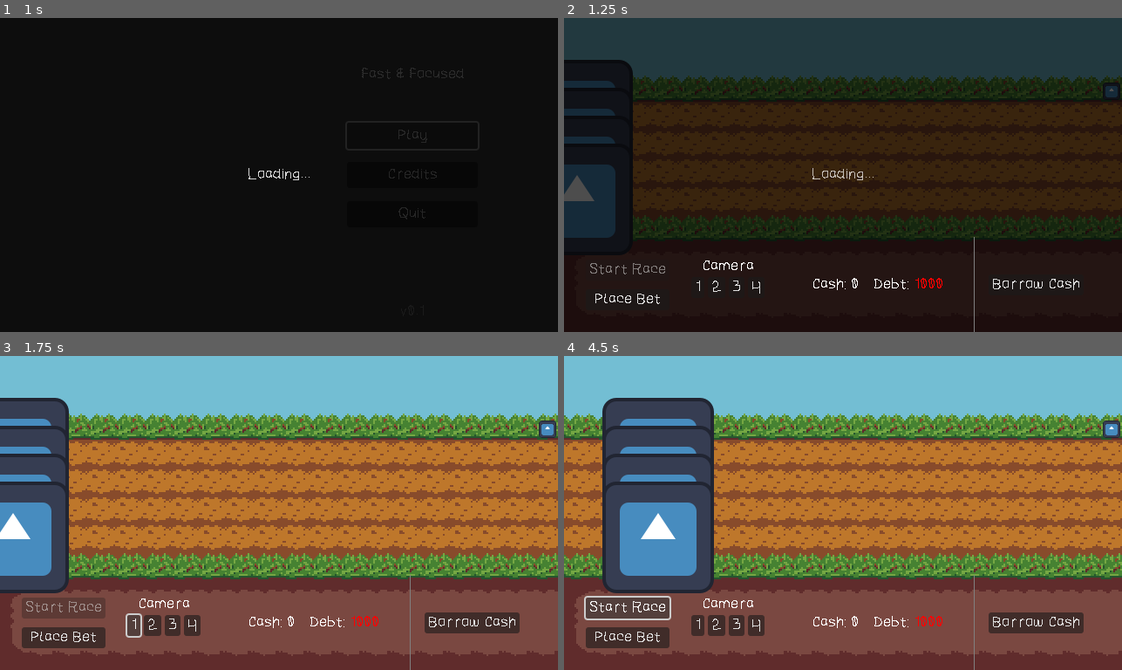
Above: before the commit, frames 1-4 (two rows, left to right).
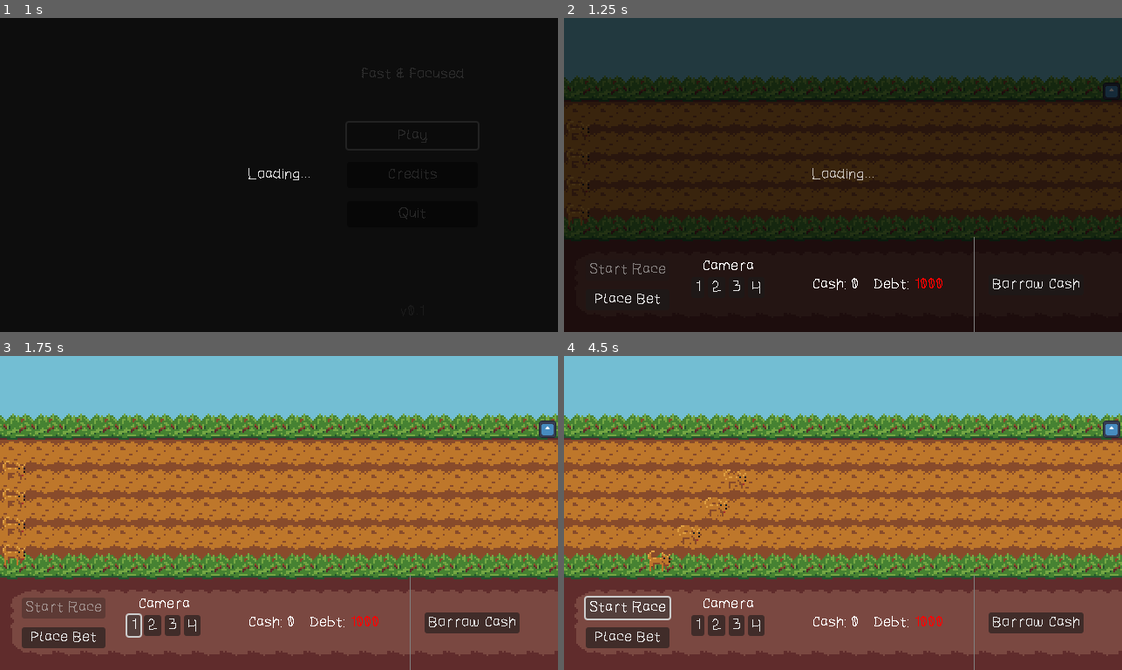
Above: after the commit, the same moments.

Repository: jame581/FastAndFocused
Game: Godot game, scene res://maps/main_menu.tscn
The game is run twice, just before and just after one commit, with the same random seed, the same clock (stepped at 60 frames per second) and the same inputs. The engine's default icon, where the game draws it, is replaced by a stand-in: a white triangle on a blue panel in a dark square.
Inputs:
- Up to frame 1 (1 s): click "Play" at 0.5 s
- Up to frame 2 (1.25 s): no input
- Up to frame 3 (1.75 s): click "1" at 1.25 s
- Up to frame 4 (4.5 s): click "2" at 2 s; click "Place Bet" at 2.75 s; click "Start Race" at 3.5 s; click "Start Race" at 4.25 s

Frame 1 is identical in both runs. In frame 2, 6.5% of the frame differs, in the area x 0-13%, y 13-76%; in frame 3, 7.6%; in frame 4, 12%, in the area x 6-33%, y 13-76%.

Commit message:
Add beaver scene and implement animal animations for idle and movement states

Diff:
--- a/source/scenes/animal.tscn
+++ b/source/scenes/animal.tscn
@@ -1,15 +1,19 @@
 [gd_scene load_steps=4 format=3 uid="uid://mrcgg8rgr1vr"]
 
 [ext_resource type="Script" uid="uid://3r506ukaxsup" path="res://scripts/game/animal.gd" id="1_rsu6n"]
-[ext_resource type="Texture2D" uid="uid://mk371vahuurm" path="res://icon.svg" id="2_8dtbx"]
+[ext_resource type="Texture2D" uid="uid://l2ptjmx47328" path="res://assets/sprites/all_Animals.png" id="2_8dtbx"]
 
-[sub_resource type="CircleShape2D" id="CircleShape2D_by74a"]
+[sub_resource type="RectangleShape2D" id="RectangleShape2D_8dtbx"]
+size = Vector2(32, 32)
 
 [node name="Animal" type="CharacterBody2D"]
 script = ExtResource("1_rsu6n")
 
 [node name="CollisionShape2D" type="CollisionShape2D" parent="."]
-shape = SubResource("CircleShape2D_by74a")
+shape = SubResource("RectangleShape2D_8dtbx")
 
 [node name="Sprite2D" type="Sprite2D" parent="."]
 texture = ExtResource("2_8dtbx")
+hframes = 7
+
+[node name="AnimationPlayer" type="AnimationPlayer" parent="."]
--- /dev/null
+++ b/source/scenes/animals/beaver.tscn
@@ -0,0 +1,177 @@
+[gd_scene load_steps=8 format=3 uid="uid://bb3df6fob46ly"]
+
+[ext_resource type="PackedScene" uid="uid://mrcgg8rgr1vr" path="res://scenes/animal.tscn" id="1_mu0yg"]
+[ext_resource type="Texture2D" uid="uid://l2ptjmx47328" path="res://assets/sprites/all_Animals.png" id="2_5vvhy"]
+[ext_resource type="Texture2D" uid="uid://c1tvvp4mjlhee" path="res://assets/sprites/spritesheets/beaver-Sheet.png" id="3_hjan0"]
+
+[sub_resource type="Animation" id="Animation_rpril"]
+resource_name = "idle"
+tracks/0/type = "value"
+tracks/0/imported = false
+tracks/0/enabled = true
+tracks/0/path = NodePath("Sprite2D:texture")
+tracks/0/interp = 1
+tracks/0/loop_wrap = true
+tracks/0/keys = {
+"times": PackedFloat32Array(0),
+"transitions": PackedFloat32Array(1),
+"update": 1,
+"values": [ExtResource("2_5vvhy")]
+}
+tracks/1/type = "value"
+tracks/1/imported = false
+tracks/1/enabled = true
+tracks/1/path = NodePath("Sprite2D:hframes")
+tracks/1/interp = 1
+tracks/1/loop_wrap = true
+tracks/1/keys = {
+"times": PackedFloat32Array(0),
+"transitions": PackedFloat32Array(1),
+"update": 1,
+"values": [7]
+}
+tracks/2/type = "value"
+tracks/2/imported = false
+tracks/2/enabled = true
+tracks/2/path = NodePath("Sprite2D:vframes")
+tracks/2/interp = 1
+tracks/2/loop_wrap = true
+tracks/2/keys = {
+"times": PackedFloat32Array(0),
+"transitions": PackedFloat32Array(1),
+"update": 1,
+"values": [1]
+}
+tracks/3/type = "value"
+tracks/3/imported = false
+tracks/3/enabled = true
+tracks/3/path = NodePath("Sprite2D:frame")
+tracks/3/interp = 1
+tracks/3/loop_wrap = true
+tracks/3/keys = {
+"times": PackedFloat32Array(0),
+"transitions": PackedFloat32Array(1),
+"update": 1,
+"values": [1]
+}
+
+[sub_resource type="Animation" id="Animation_4uwe7"]
+resource_name = "movement"
+length = 0.8
+loop_mode = 1
+tracks/0/type = "value"
+tracks/0/imported = false
+tracks/0/enabled = true
+tracks/0/path = NodePath("Sprite2D:texture")
+tracks/0/interp = 1
+tracks/0/loop_wrap = true
+tracks/0/keys = {
+"times": PackedFloat32Array(0),
+"transitions": PackedFloat32Array(1),
+"update": 1,
+"values": [ExtResource("3_hjan0")]
+}
+tracks/1/type = "value"
+tracks/1/imported = false
+tracks/1/enabled = true
+tracks/1/path = NodePath("Sprite2D:hframes")
+tracks/1/interp = 1
+tracks/1/loop_wrap = true
+tracks/1/keys = {
+"times": PackedFloat32Array(0),
+"transitions": PackedFloat32Array(1),
+"update": 1,
+"values": [8]
+}
+tracks/2/type = "value"
+tracks/2/imported = false
+tracks/2/enabled = true
+tracks/2/path = NodePath("Sprite2D:vframes")
+tracks/2/interp = 1
+tracks/2/loop_wrap = true
+tracks/2/keys = {
+"times": PackedFloat32Array(0),
+"transitions": PackedFloat32Array(1),
+"update": 1,
+"values": [1]
+}
+tracks/3/type = "value"
+tracks/3/imported = false
+tracks/3/enabled = true
+tracks/3/path = NodePath("Sprite2D:frame")
+tracks/3/interp = 1
+tracks/3/loop_wrap = true
+tracks/3/keys = {
+"times": PackedFloat32Array(0, 0.1, 0.2, 0.3, 0.4, 0.5, 0.6, 0.7),
+"transitions": PackedFloat32Array(1, 1, 1, 1, 1, 1, 1, 1),
+"update": 1,
+"values": [0, 1, 2, 3, 4, 5, 6, 7]
+}
+
+[sub_resource type="Animation" id="Animation_av17m"]
+length = 0.001
+tracks/0/type = "value"
+tracks/0/imported = false
+tracks/0/enabled = true
+tracks/0/path = NodePath("Sprite2D:texture")
+tracks/0/interp = 1
+tracks/0/loop_wrap = true
+tracks/0/keys = {
+"times": PackedFloat32Array(0),
+"transitions": PackedFloat32Array(1),
+"update": 1,
+"values": [ExtResource("2_5vvhy")]
+}
+tracks/1/type = "value"
+tracks/1/imported = false
+tracks/1/enabled = true
+tracks/1/path = NodePath("Sprite2D:hframes")
+tracks/1/interp = 1
+tracks/1/loop_wrap = true
+tracks/1/keys = {
+"times": PackedFloat32Array(0),
+"transitions": PackedFloat32Array(1),
+"update": 1,
+"values": [7]
+}
+tracks/2/type = "value"
+tracks/2/imported = false
+tracks/2/enabled = true
+tracks/2/path = NodePath("Sprite2D:vframes")
+tracks/2/interp = 1
+tracks/2/loop_wrap = true
+tracks/2/keys = {
+"times": PackedFloat32Array(0),
+"transitions": PackedFloat32Array(1),
+"update": 1,
+"values": [1]
+}
+tracks/3/type = "value"
+tracks/3/imported = false
+tracks/3/enabled = true
+tracks/3/path = NodePath("Sprite2D:frame")
+tracks/3/interp = 1
+tracks/3/loop_wrap = true
+tracks/3/keys = {
+"times": PackedFloat32Array(0),
+"transitions": PackedFloat32Array(1),
+"update": 1,
+"values": [1]
+}
+
+[sub_resource type="AnimationLibrary" id="AnimationLibrary_x518f"]
+_data = {
+&"RESET": SubResource("Animation_av17m"),
+&"idle": SubResource("Animation_rpril"),
+&"movement": SubResource("Animation_4uwe7")
+}
+
+[node name="Animal" instance=ExtResource("1_mu0yg")]
+
+[node name="Sprite2D" parent="." index="1"]
+frame = 1
+
+[node name="AnimationPlayer" parent="." index="2"]
+libraries = {
+&"": SubResource("AnimationLibrary_x518f")
+}
--- a/source/scripts/game/animal.gd
+++ b/source/scripts/game/animal.gd
@@ -1,20 +1,25 @@
 extends CharacterBody2D
+
 class_name Animal
 
 @export_category("Animal Settings")
 @export var speed_array: Array[float] = [100.0, 150.0, 200.0]
+@export var obstacle_effect_dict = {}
+
+
+@onready var animation_player: AnimationPlayer = $AnimationPlayer
 
 # Local variables
 var current_speed : float = 0.0
 var speed_index = 0
-
 var active_obstacle : Constants.ObstacleEnum = Constants.ObstacleEnum.NONE
 var obstacle_timeout : float = 0.0
-@export_category("Animal Settings")
-@export var obstacle_effect_dict = {}
+
 
 func _ready() -> void:
 	SignalBus.race_started.connect(handle_race_started)
+	animation_player.play("idle")
+
 
 func _physics_process(_delta: float) -> void:
 	if (obstacle_timeout < Time.get_ticks_msec() and obstacle_effect_dict.has(active_obstacle)):
@@ -29,6 +34,7 @@
 	print(name + "Race started")
 	speed_index = 0
 	current_speed = speed_array[speed_index]
+	animation_player.play("movement")
 
 
 func race_next_stage() -> void:
@@ -41,10 +47,13 @@
 	print(name + "Race ended")
 	current_speed = 0.0
 	SignalBus.animal_finished.emit(self)
+	animation_player.play("idle")
+
 
 func handle_race_started() -> void:
 	race_start()
 
+
 func affect_with_obstacle(obstacle: Constants.ObstacleEnum, duration: float) -> void:
 	active_obstacle = obstacle
 	obstacle_timeout = Time.get_ticks_msec() + duration * 1000.0
